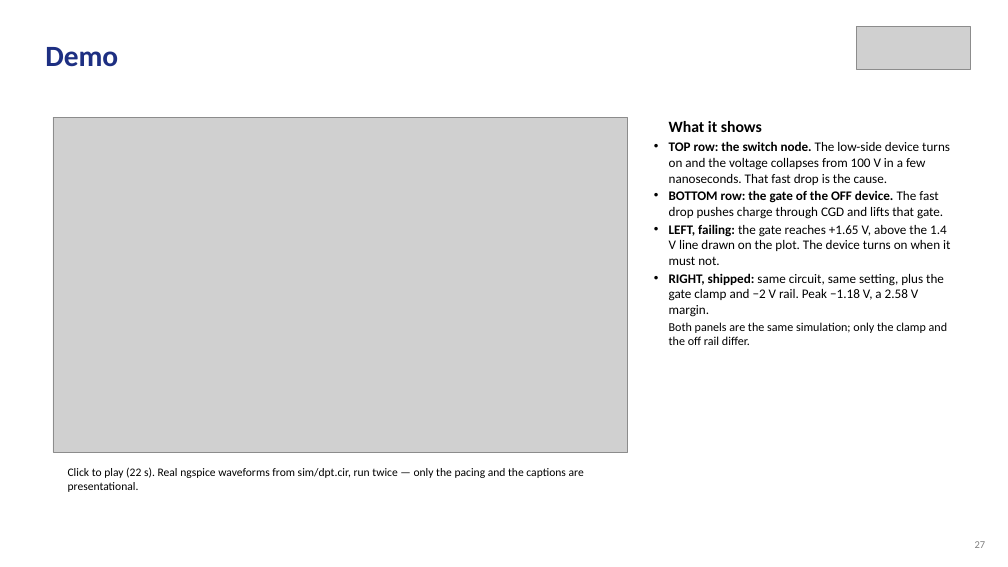
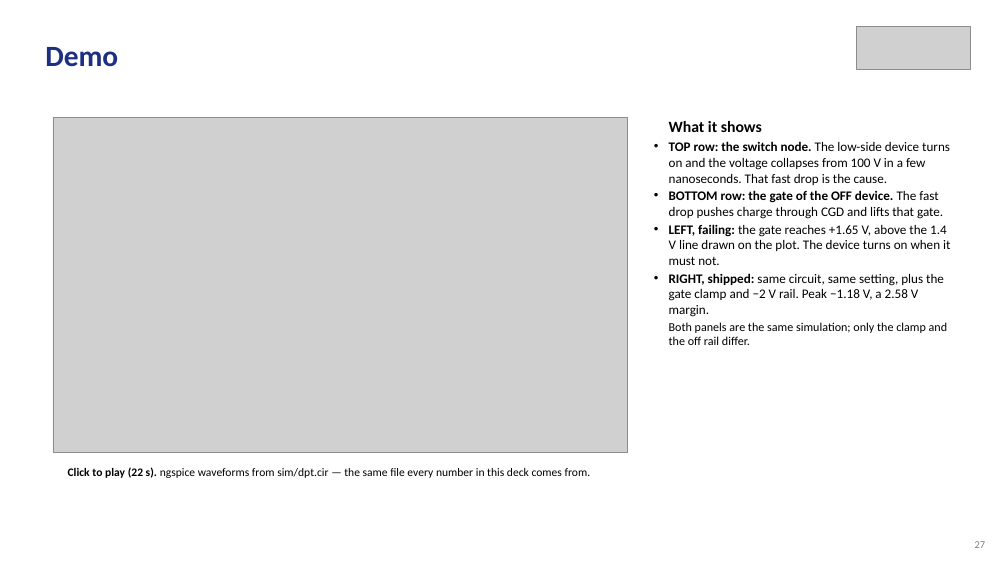
Before and after one commit to Amritha902/gan-driver, a slide deck: slide 27 of review/Review1_GaN_Segmented_Gate_Driver.pptx. Drawn at 1008x567 pixels with LibreOffice and Linux fonts; fonts in the diff are those of the drawing; grey boxes stand for pictures. Boxes give left, top, right and bottom in pixels: in the first picture for what was removed or moved away, otherwise in the second. Text is boxed around its words. In the diff, an @@ line names an element or a change of style, - is before the commit and + after.

```diff
--- a/review/Review1_GaN_Segmented_Gate_Driver.pptx
+++ b/review/Review1_GaN_Segmented_Gate_Driver.pptx
@@ text at <box>68,467,591,478</box>: text changed @@
-Click to play (22 s). Real ngspice waveforms from sim/dpt.cir, run twice — only the pacing and the captions are presentational.
+Click to play (22 s). ngspice waveforms from sim/dpt.cir — the same file every number in this deck comes from.
```
Also in this commit, not shown: 4 other slides changed, 6 other files.
